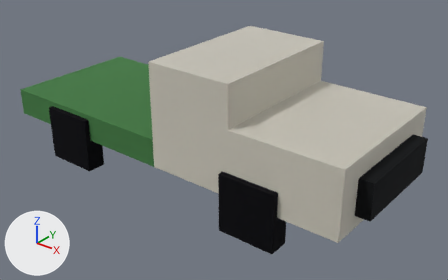
The glTF model tools/fixtures/pickup.gltf: old version first, new version second.
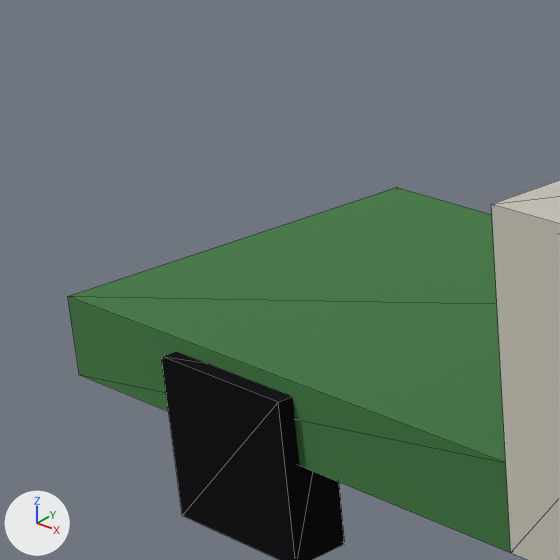
There are two pictures of each version: one whole from a 50 mm camera at (4.51, -5.21, 4.07) aimed at (0.34, 0.01, 0.84), one close up on the part from 0% to 38% of the width and 0% to 60% of the height. Arrows for +X, +Y and +Z are at lower left; the lights stay in place. The last two pictures show the newer version. The close-ups show mesh edges as thin lines.

Objects in the first close-up: 'Bed', 'Cab', 'WheelRL'.
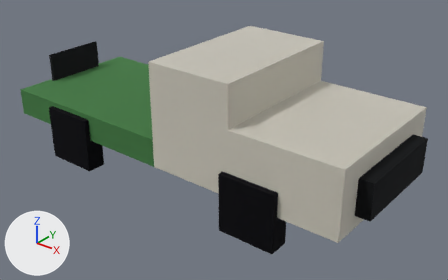
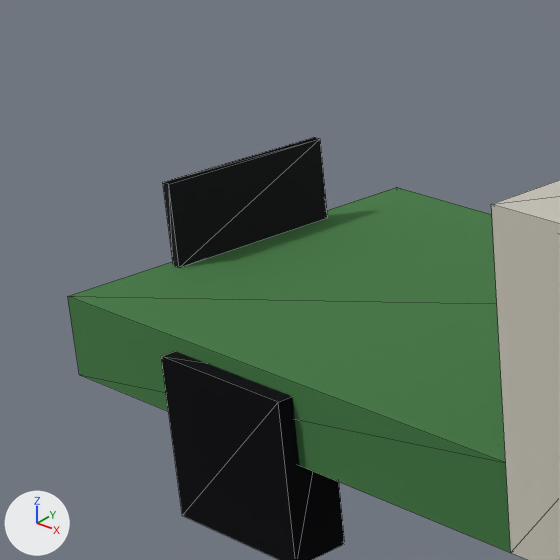
Pixel boxes (x1, y1, x2, y2) of what changed, in the close-ups (560 x 560 px):
```json
{"object": "Sign", "change": "added", "after": [163, 137, 328, 268]}
```

Edits to the scene script, one JSON object a line:
```json
{"op": "add", "block": "me_sign", "code": ["me_sign = bpy.data.meshes.new('Sign')", "me_sign.from_pydata(...)  # a box spanning x -2.35..-2.31, y -0.4..0.4, z 1.09..1.45", "me_sign.materials.append(mat_tyre)  # picture img_tyre"]}
{"op": "add", "block": "ob_sign", "code": ["ob_sign = bpy.data.objects.new('Sign', me_sign)", "ob_sign.location = (0.0, 0.0, 0.0)"]}
```
